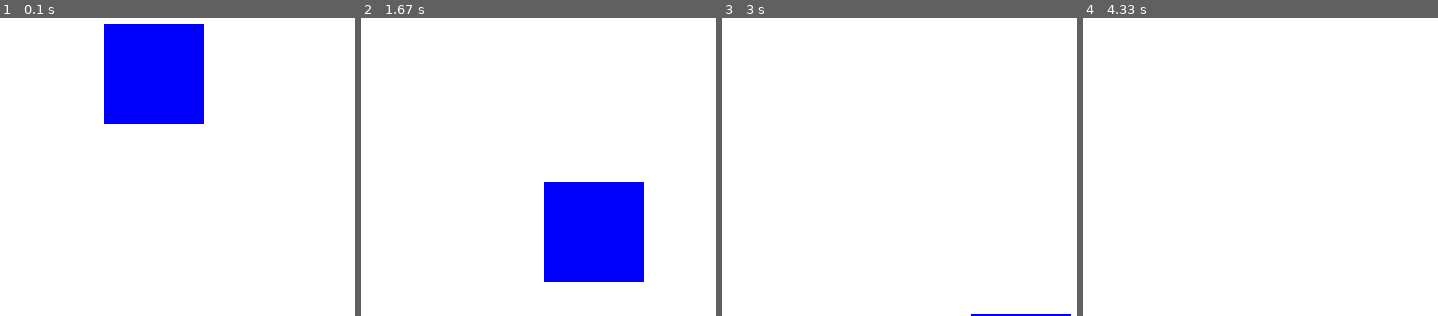
Above: before the commit, frames 1-4 (left to right).
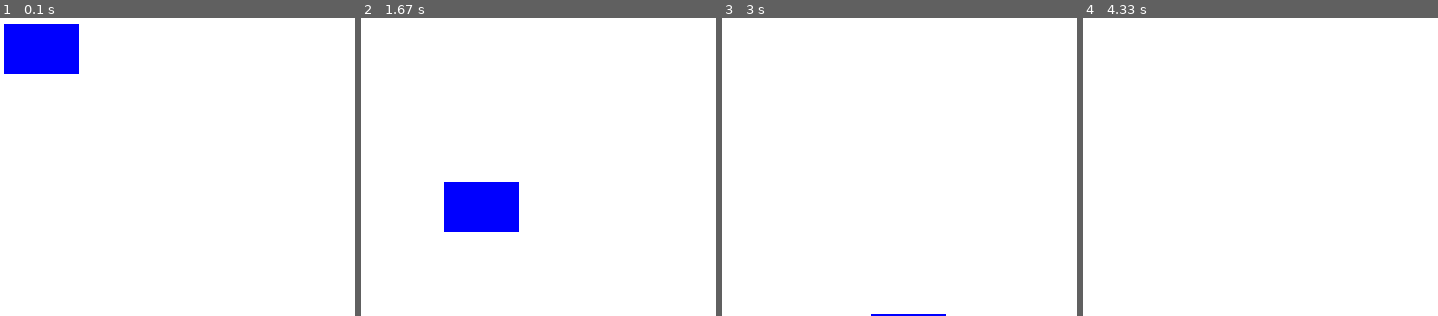
Above: after the commit, the same moments.

Repository: jamesfgb/Code-camp-
Game: pygame game, started from moving blocks.py
Same seed, same stepped clock (60 frames per second), same inputs: the game is played once before the commit and once after it.
Inputs:
- Up to frame 1 (0.1 s): no input
- Up to frame 2 (1.67 s): no input
- Up to frame 3 (3 s): no input
- Up to frame 4 (4.33 s): no input

The runs differ from the first frame. In frame 1, 13% of the frame differs, in the area x 1-58%, y 2-36%; in frame 2, 13%; in frame 3, 0.3%; in frame 4, nothing differs.

Commit message:
Update moving blocks.py

Diff:
--- a/moving blocks.py
+++ b/moving blocks.py
@@ -27,12 +27,12 @@
 
 # Define the block sprite
 class Block:
-    def __init__(self, a, b, c, d, colour):
-        self.rect = pygame.Rect(a, b, c, d)
+    def __init__(self, left, top, width, height, colour):
+        self.rect = pygame.Rect(left, top, width, height)
         self.colour = colour
 
 # create a block sprite
-block = Block(100,100,100,100, BLUE)
+block = Block(0,100,75,50, BLUE)
 
 # Run the game loop.
 running = True
